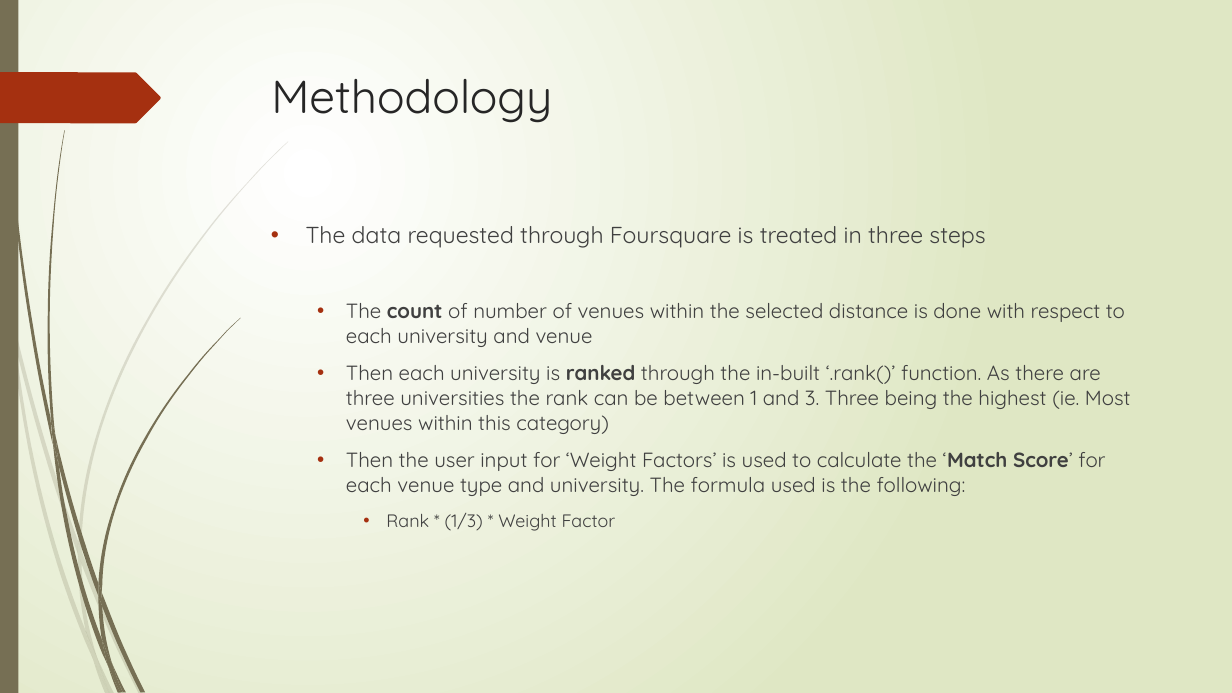
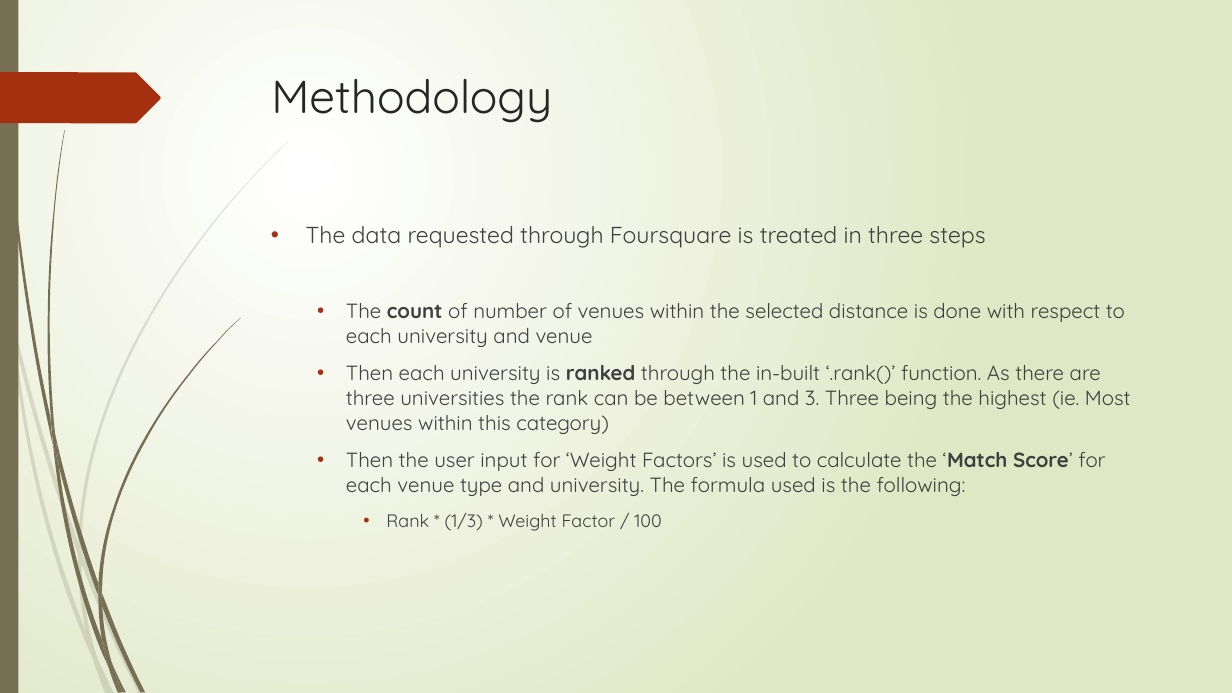
Before and after one commit to VintageVinyl/Coursera_Capstone, a slide deck: slide 5 of Exchange Student Decision Assistant.pptx. Drawn at 1232x693 pixels with LibreOffice and Linux fonts; fonts in the diff are those of the drawing. Boxes give left, top, right and bottom in pixels: in the first picture for what was removed or moved away, otherwise in the second. Text is boxed around its words. In the diff, an @@ line names an element or a change of style, - is before the commit and + after.

```diff
--- a/Exchange Student Decision Assistant.pptx
+++ b/Exchange Student Decision Assistant.pptx
@@ text at [386, 513, 661, 531]: text changed @@
-    • Rank * (1/3) * Weight Factor
+    • Rank * (1/3) * Weight Factor / 100
```
